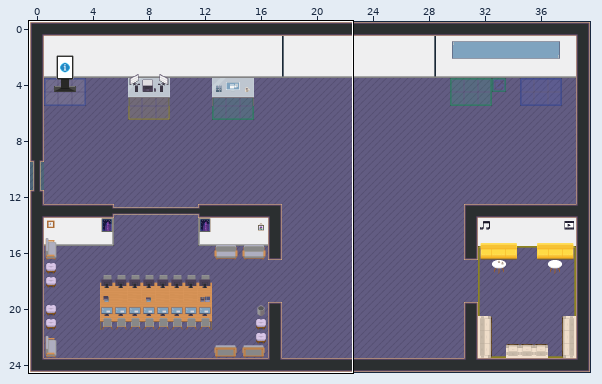
Tiled map (JSON), stored at map.tmj. Above: a wide view before the commit, with the close-up outlined.
Close-up. As it was:
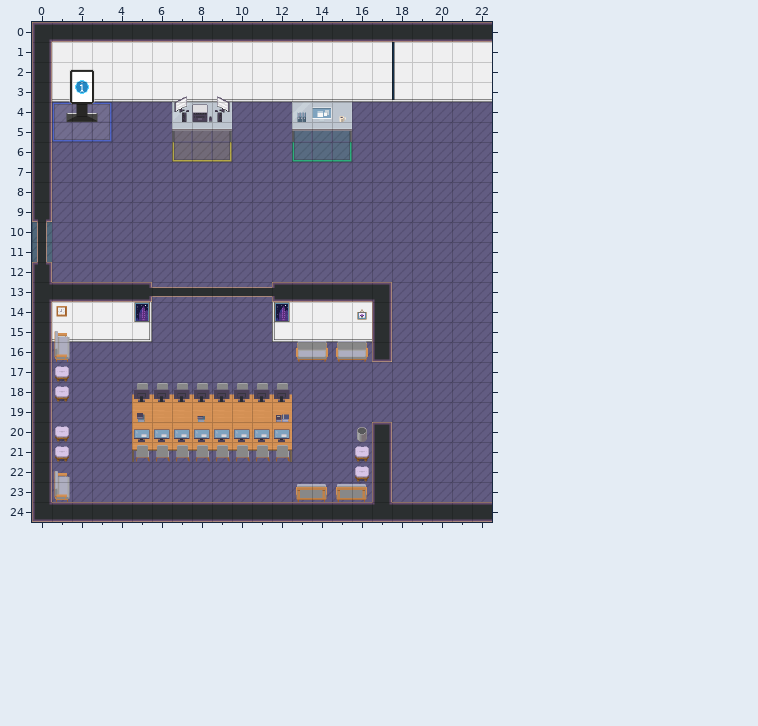
Cells are 32x32 px. Shown: x 0..22, y 0..24. The commit also changed other parts of the map, which this record leaves out.
Once edited:
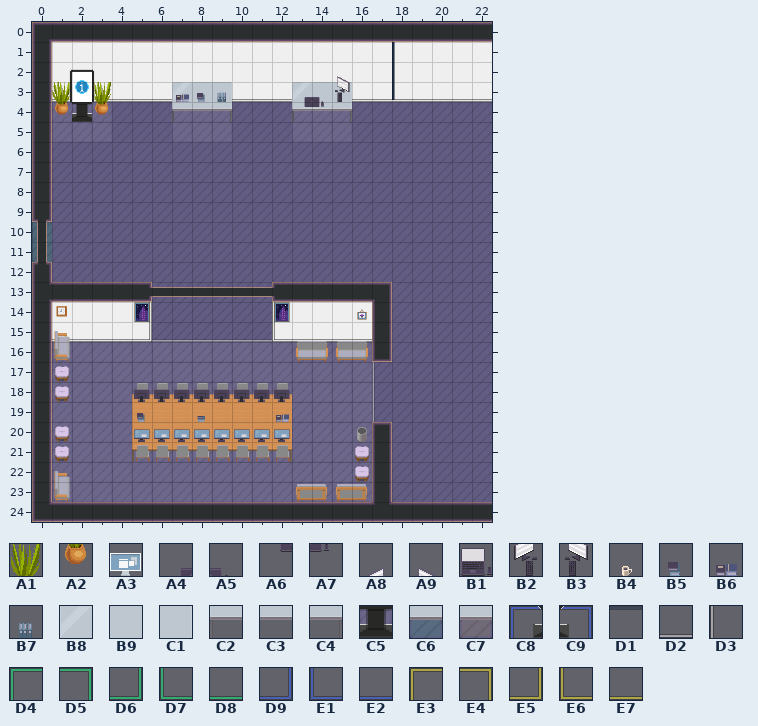
Key: from "WA_Decoration": A1 76, A2 88; from "WA_Miscellaneous": A3 0, A4 4, A5 5, A6 14, A7 15, A8 20, A9 21, B1 23, B2 30, B3 31, B4 59, B5 73, B6 74, B7 76; from "WA_Tables": B8 15, B9 16, C1 17, C2 25, C3 26, C4 27; from "WA_User_Interface": C5 1, C6 2, C7 4, C8 49, C9 51, D1 126, D2 153, D3 154, D4 174, D5 175, D6 176, D7 177, D8 179, D9 202, E1 203, E2 205, E3 226, E4 227, E5 228, E6 229, E7 231.
__ is an empty cell, ## one hidden under a higher layer.
Tiles of an added or newly shown layer are drawn over the layers below it.
See-through tiles are keyed as they look on the map.
Edits made:
Layer "floor/floor3":
y 4: x 7..9 ## ## ## -> C5 C5 C5; x 13..15 ## ## ## -> C5 C5 C5
y 5: x 7..9 C7 C7 C7 -> C5 C5 C5; x 13..15 C6 C6 C6 -> C5 C5 C5
y 6: x 7..9 C7 C7 C7 -> __ __ __; x 13..15 C6 C6 C6 -> __ __ __
Layer "floor/floor_border":
y 5: x 7..9 E3 D1 E4 -> __ __ __; x 13..15 D4 D1 D5 -> __ __ __
y 6: x 7..9 E6 E7 E5 -> __ __ __; x 13..15 D7 D8 D6 -> __ __ __
y 15: x 6..11 __ __ __ __ __ __ -> D2 D2 D2 D2 D2 D2
y 17..19: x 17 __ -> D3
Layer "furnitures/repositoryDecorations" (added):
y 3: x 1 __ -> A1; x 3 __ -> A1
y 4: x 1 __ -> A2; x 3 __ -> A2
Layer "furnitures/repoZoneInfoIcon":
y 4: x 1 C8 -> __; x 3 C9 -> __
y 5: x 1..3 E1 E2 D9 -> __ __ __
Layer "furnitures/deskToOpenReadme/deskToReadme":
y 3: x 7..9 __ __ __ -> B8 B9 C1
y 4: x 7..9 B8 B9 C1 -> C2 C3 C4
y 5: x 7..9 C2 C3 C4 -> __ __ __
Layer "furnitures/deskToOpenReadme/furnituresOn":
y 3: x 7..9 A8 __ A9 -> B6 B5 B7
y 4: x 7..9 B2 B1 B3 -> __ __ __
Layer "furnitures/deskToBrowseRepositoryGroup/d":
y 3: x 13..15 __ __ __ -> B8 B9 C1
y 4: x 13..15 B8 B9 C1 -> C2 C3 C4
y 5: x 13..15 C2 C3 C4 -> __ __ __
Layer "furnitures/deskToBrowseRepositoryGroup/d":
y 2: x 15 __ -> A9
y 3: x 13..15 __ __ __ -> A4 A5 B3
y 4: x 13..15 B7 A3 B4 -> A6 A7 __
Pixel boxes of the changes (left, top, right, bottom) in both close-ups:
changed: (292, 76, 352, 162)
changed: (52, 82, 112, 142)
changed: (172, 82, 232, 162)
added: (152, 339, 272, 342)
added: (372, 362, 375, 422)
